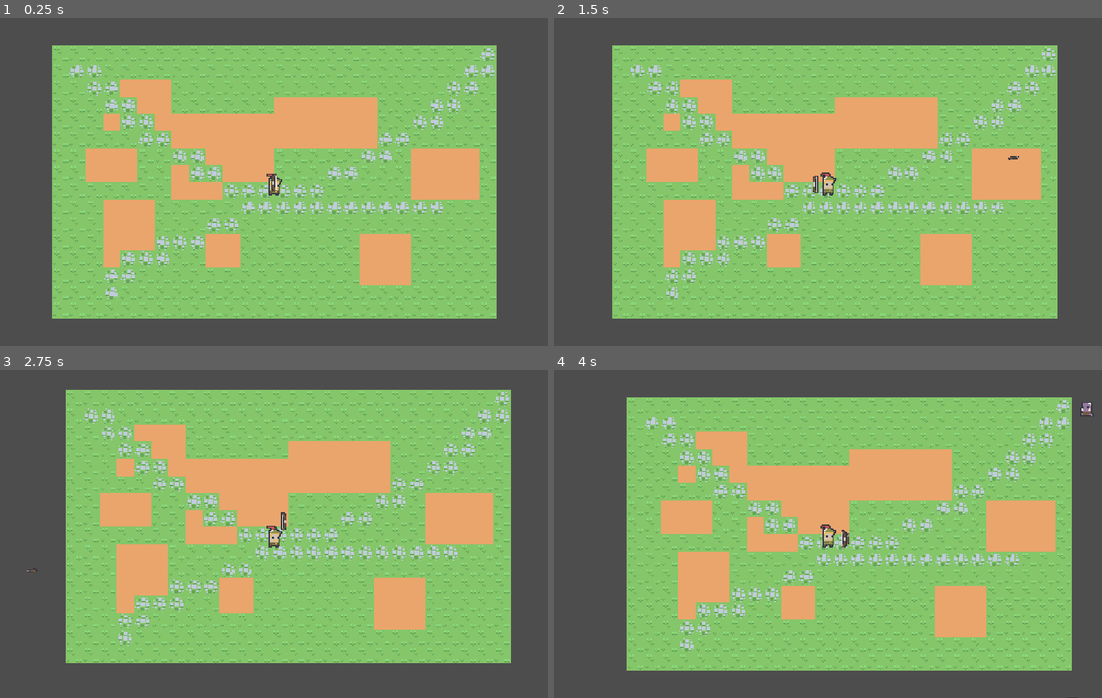
Above: before the commit, frames 1-4 (two rows, left to right).
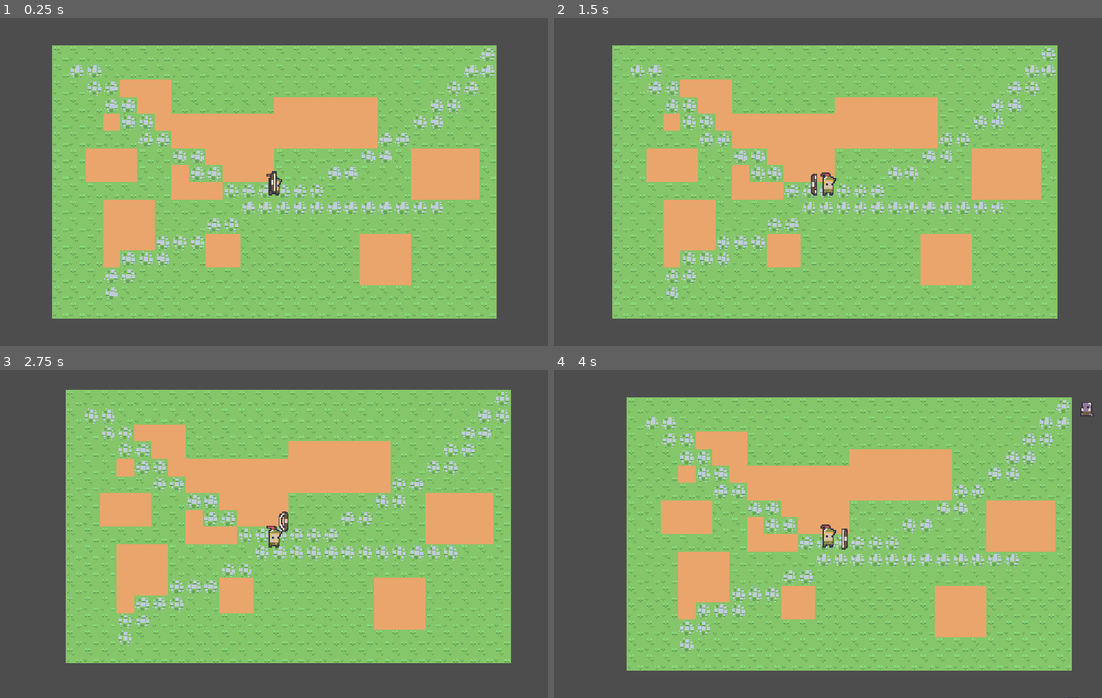
Above: after the commit, the same moments.

Repository: juicerq/jupe-game
Game: Godot game, scene res://scenes/World/World.tscn
Same seed, same stepped clock (60 frames per second), same inputs: the game is played once before the commit and once after it.
Inputs (mouse positions are in pixels of both pictures, inside the frame that each line leads up to):
- Up to frame 1 (0.25 s): no input
- Up to frame 2 (1.5 s): tap Enter at 0.5 s; move the mouse to (948, 165) at 0.52 s; tap A (a) at 0.6 s; tap D (d) at 0.8, 1.35 s; move the mouse to (718, 198) at 1.27 s
- Up to frame 3 (2.75 s): tap S (s) at 1.55, 2.1 s; tap Space at 2 s; move the mouse to (328, 461) at 2.02 s; tap W (w) at 2.3 s
- Up to frame 4 (4 s): move the mouse to (800, 599) at 2.77 s; tap W (w) at 2.85 s; tap A (a) at 3.05, 3.6 s; move the mouse to (992, 583) at 3.52 s; tap D (d) at 3.8 s

The runs differ from the first frame. In frame 1, less than 0.1% of the frame differs, in the area x 49-51%, y 46-54%; in frame 2, less than 0.1%, in the area x 46-85%, y 42-55%; in frame 3, less than 0.1%; in frame 4, less than 0.1%.

Commit message:
separating sprite from weapon

Diff:
--- a/scenes/Enemy/Enemy.tscn
+++ b/scenes/Enemy/Enemy.tscn
@@ -143,7 +143,7 @@
 size = Vector2(14, 17)
 
 [node name="Enemy" type="CharacterBody2D" node_paths=PackedStringArray("DamageArea", "HealthComponent", "Sprite", "StatsComponent") groups=["Enemies"]]
-z_index = 1
+z_index = 2
 y_sort_enabled = true
 script = ExtResource("1_55jtl")
 DamageArea = NodePath("DamageArea")
--- a/scenes/Player/Player.tscn
+++ b/scenes/Player/Player.tscn
@@ -1,12 +1,12 @@
-[gd_scene load_steps=23 format=3 uid="uid://cobe437juc2n7"]
+[gd_scene load_steps=26 format=3 uid="uid://cobe437juc2n7"]
 
 [ext_resource type="Script" uid="uid://dou4jvx31e4vr" path="res://scenes/Player/Scripts/Player.gd" id="1_g2brh"]
 [ext_resource type="Script" uid="uid://dqp0iw4nkxyn4" path="res://scripts/StatsComponent.gd" id="2_70d11"]
 [ext_resource type="Script" uid="uid://dlnv0wjvxdpxo" path="res://scripts/LevelComponent.gd" id="2_cw2d6"]
 [ext_resource type="Texture2D" uid="uid://drwlrmy641yuw" path="res://assets/robinHood_ v1.1/robinHood_.png" id="2_g2brh"]
 [ext_resource type="Script" uid="uid://v5q16ak0mw7r" path="res://scripts/HealthComponent.gd" id="2_qu4a1"]
-[ext_resource type="Script" uid="uid://bni07m8mxcym6" path="res://scenes/Weapons/Bow/Scripts/Bow.gd" id="3_4vejd"]
 [ext_resource type="Texture2D" uid="uid://dnsb7bqpl7cdn" path="res://assets/robinHood_ v1.1/weapons_.png" id="3_dn4c7"]
+[ext_resource type="PackedScene" uid="uid://188c4t5l81e3" path="res://scenes/Weapons/Base.tscn" id="6_socpp"]
 
 [sub_resource type="AtlasTexture" id="AtlasTexture_70d11"]
 atlas = ExtResource("2_g2brh")
@@ -113,11 +113,40 @@
 [sub_resource type="RectangleShape2D" id="RectangleShape2D_g2brh"]
 size = Vector2(14, 22)
 
-[sub_resource type="AtlasTexture" id="AtlasTexture_mfdas"]
+[sub_resource type="AtlasTexture" id="AtlasTexture_fxc31"]
 atlas = ExtResource("3_dn4c7")
-region = Rect2(15.3141, 2.2379, 7.91379, 19.9823)
+region = Rect2(12, 0, 12, 24)
+
+[sub_resource type="AtlasTexture" id="AtlasTexture_puxyr"]
+atlas = ExtResource("3_dn4c7")
+region = Rect2(24, 0, 12, 24)
+
+[sub_resource type="AtlasTexture" id="AtlasTexture_mmokv"]
+atlas = ExtResource("3_dn4c7")
+region = Rect2(36, 0, 12, 24)
+
+[sub_resource type="SpriteFrames" id="SpriteFrames_tl8lu"]
+animations = [{
+"frames": [{
+"duration": 1.0,
+"texture": SubResource("AtlasTexture_fxc31")
+}, {
+"duration": 1.0,
+"texture": SubResource("AtlasTexture_puxyr")
+}, {
+"duration": 1.0,
+"texture": SubResource("AtlasTexture_mmokv")
+}, {
+"duration": 1.0,
+"texture": SubResource("AtlasTexture_fxc31")
+}],
+"loop": false,
+"name": &"attack",
+"speed": 8.0
+}]
 
 [node name="Player" type="CharacterBody2D" node_paths=PackedStringArray("level_manager", "stats_manager") groups=["Player"]]
+z_index = 2
 script = ExtResource("1_g2brh")
 level_manager = NodePath("LevelComponent")
 stats_manager = NodePath("StatsComponent")
@@ -155,23 +184,13 @@
 position = Vector2(0, 2)
 shape = SubResource("RectangleShape2D_g2brh")
 
-[node name="FloatingWeapon" type="Node2D" parent="." node_paths=PackedStringArray("player", "stats")]
-script = ExtResource("3_4vejd")
+[node name="FloatingWeapon" parent="." node_paths=PackedStringArray("player", "stats", "Sprite") instance=ExtResource("6_socpp")]
 player = NodePath("..")
 stats = NodePath("../StatsComponent")
+Sprite = NodePath("BowSprite")
 
-[node name="FWSprite" type="Sprite2D" parent="FloatingWeapon"]
-unique_name_in_owner = true
-scale = Vector2(0.85, 0.85)
-texture = SubResource("AtlasTexture_mfdas")
-
-[node name="FWTimer" type="Timer" parent="FloatingWeapon"]
-unique_name_in_owner = true
-autostart = true
-
-[node name="FWArrowSpawnPosition" type="Marker2D" parent="FloatingWeapon"]
-unique_name_in_owner = true
-position = Vector2(4, 0)
+[node name="BowSprite" type="AnimatedSprite2D" parent="FloatingWeapon"]
+sprite_frames = SubResource("SpriteFrames_tl8lu")
+animation = &"attack"
 
 [connection signal="died" from="HealthComponent" to="." method="_on_health_component_died"]
-[connection signal="timeout" from="FloatingWeapon/FWTimer" to="FloatingWeapon" method="_on_fw_timer_timeout"]
--- /dev/null
+++ b/scenes/Weapons/Base.tscn
@@ -0,0 +1,16 @@
+[gd_scene load_steps=2 format=3 uid="uid://188c4t5l81e3"]
+
+[ext_resource type="Script" uid="uid://bni07m8mxcym6" path="res://scenes/Weapons/Bow/Scripts/Bow.gd" id="1_3327r"]
+
+[node name="FloatingWeapon" type="Node2D"]
+script = ExtResource("1_3327r")
+
+[node name="FWTimer" type="Timer" parent="."]
+unique_name_in_owner = true
+one_shot = true
+autostart = true
+
+[node name="FWArrowSpawnPosition" type="Marker2D" parent="."]
+unique_name_in_owner = true
+
+[connection signal="timeout" from="FWTimer" to="." method="_on_fw_timer_timeout"]
--- a/scenes/Weapons/Bow/Scripts/Bow.gd
+++ b/scenes/Weapons/Bow/Scripts/Bow.gd
@@ -3,6 +3,7 @@
 var arrow_scene = preload("res://scenes/Weapons/Bow/Arrow.tscn")
 @export var player: Player
 @export var stats: StatsComponent
+@export var Sprite: AnimatedSprite2D
 
 var radius = 15
 
@@ -13,30 +14,14 @@
 
 	position = position.lerp(direction * radius, 10 * delta)
 
-	if position.x > 0: %FWSprite.flip_h = false
-	else: %FWSprite.flip_h = true
-
-#func get_closest_enemy() -> Enemy:
-	#var alive_enemies = get_tree().get_nodes_in_group("Enemies")
-	#
-	#var closest_enemy: Enemy
-	#
-	#if not alive_enemies.size():
-		#closest_enemy = null
-		#return
-		#
-	#for enemy: Enemy in alive_enemies:
-		#if not closest_enemy:
-			#closest_enemy = enemy
-			#
-		#var distance = enemy.global_position.distance_to(%FWArrowSpawnPosition.global_position)
-		#
-		#if distance < (closest_enemy.global_position.distance_to(%FWArrowSpawnPosition.global_position)) :
-			#closest_enemy = enemy
-	#
-	#return closest_enemy
+	if position.x > 0: Sprite.flip_h = false
+	else: Sprite.flip_h = true
 
 func _on_fw_timer_timeout() -> void:
+	Sprite.play("attack")
+
+	await Sprite.animation_finished
+
 	var arrow: Arrow = arrow_scene.instantiate()
 
 	get_tree().current_scene.add_child(arrow)
@@ -47,8 +32,13 @@
 
 	var arrow_direction = (mouse_pos - arrow.global_position).normalized()
 
+	arrow.damage = get_damage()
+
 	arrow.direction = arrow_direction
-	arrow.damage = get_damage()
+	%FWTimer.start()
+
+	print("finished attack")
+
 
 func get_damage():
 	var total_attack = stats.attack
--- a/scripts/HealthComponent.gd
+++ b/scripts/HealthComponent.gd
@@ -15,7 +15,7 @@
 
 func take_damage(amount: int):
 	var total_damage = (amount - (amount * Stats.defense / 100))
-	print(get_parent().name, " DAMAGED! HP before: ", current_health, ".", " after: ", current_health - total_damage)
+	print(get_parent().name, " DAMAGED! HP before: ", current_health, "-", " after: ", current_health - total_damage)
 	current_health -= total_damage
 
 	if current_health <= 0:
